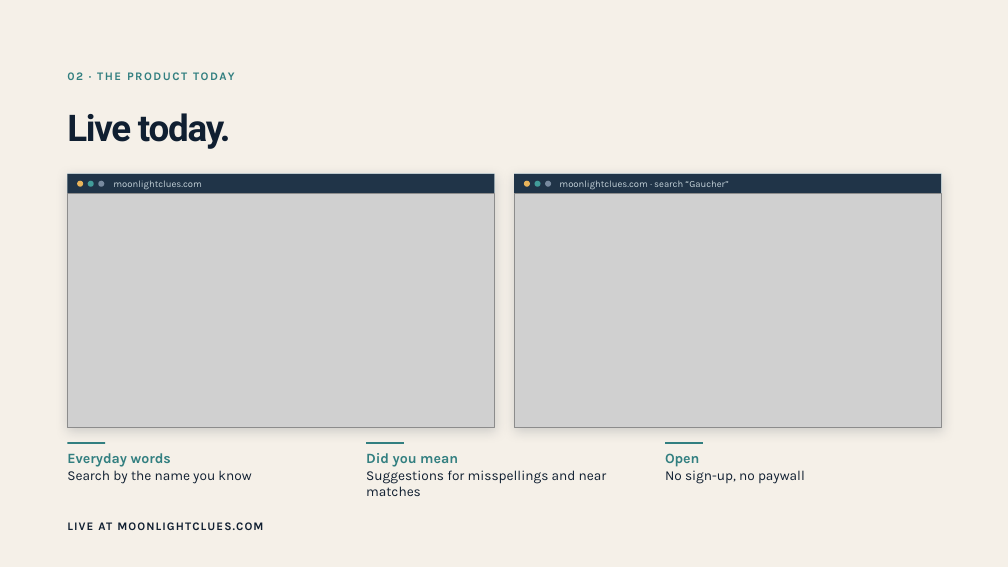
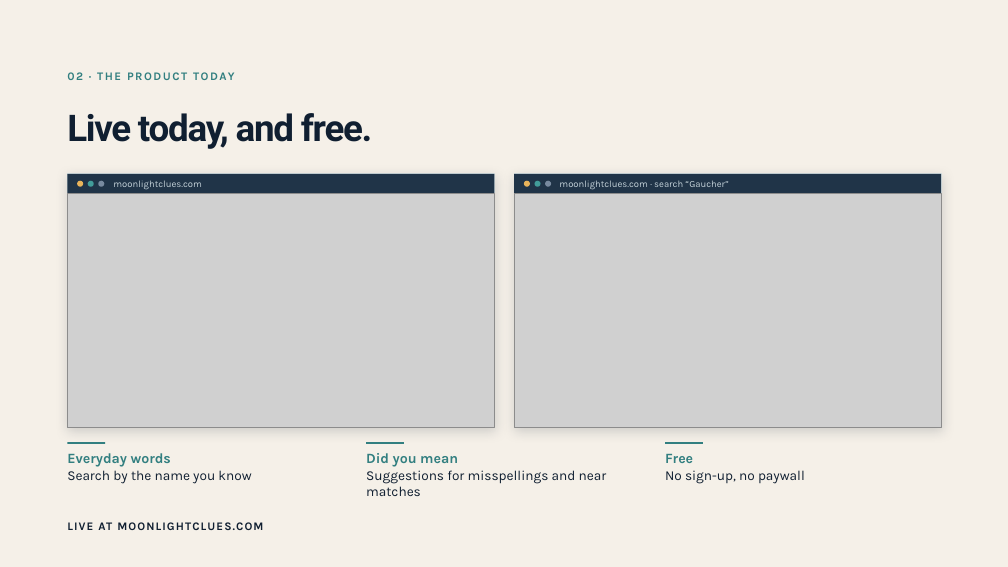
Before and after one commit to Moonlight-Clues/moonlight, a slide deck: slide 3 of docs/pitch/moonlight-deck-funders-19nov.pptx. Drawn at 1008x567 pixels with LibreOffice and Linux fonts; fonts in the diff are those of the drawing; grey boxes stand for pictures. Boxes give left, top, right and bottom in pixels: in the first picture for what was removed or moved away, otherwise in the second. Text is boxed around its words. In the diff, an @@ line names an element or a change of style, - is before the commit and + after.

```diff
--- a/docs/pitch/moonlight-deck-funders-19nov.pptx
+++ b/docs/pitch/moonlight-deck-funders-19nov.pptx
@@ text at (x1=67, y1=113, x2=373, y2=149): text changed @@
-Live today.
+Live today, and free.
@@ text at (x1=665, y1=454, x2=693, y2=463): text changed @@
-Open
+Free
```
Also in this commit, not shown: 6 other slides changed, 1 slide removed, 1 other file.
